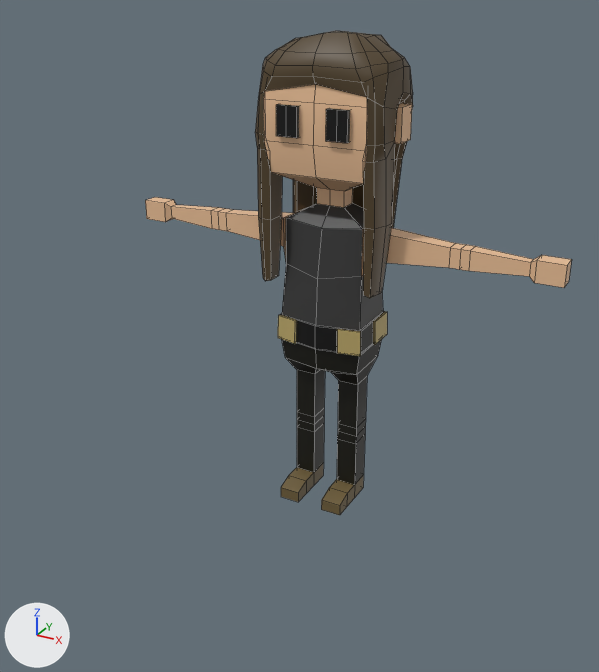
The Blender file Art/Ali.blend as it was, and as the next commit left it.
Both versions are drawn from a 50 mm camera at (1.14, -2.3, 1.71) aimed at (-0.02, -0.19, 0.66). Lighting does not change. The marker at lower left points along +X, +Y and +Z. Mesh edges are drawn as thin lines.

In view in the first picture: 'Ali'.
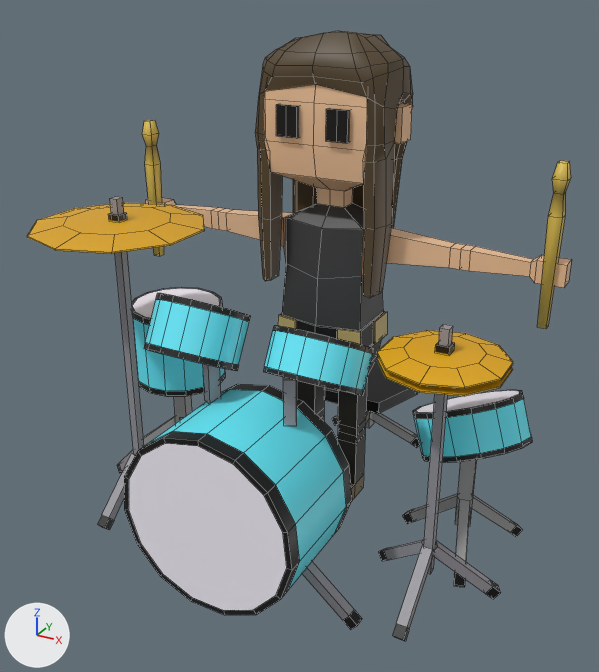
What differs and where, as boxes [x1, y1, x2, y2] in the pictures (599 x 672 px):
'Drum Kit', added: after [27, 196, 532, 641]
'Cube', added: after [537, 160, 571, 329]
'Cube.001', added: after [142, 120, 164, 256]

Patch to the scene script:
```diff
--- a/Art/Ali.blend.py
+++ b/Art/Ali.blend.py
@@ me_cube_003 @@
+me_cube_003.from_pydata(...)  # 20 vertices, 18 faces; spans x -0.021..0.021, y -0.021..0.021, z -0.182..0.293
+me_cube_003.polygons.foreach_set('use_smooth', [True] * 18)
+me_cube_003.materials.append(mat_vertex_colours)
@@ me_circle_004 @@
+me_circle_004.from_pydata(...)  # 834 vertices, 688 faces; spans x -0.81..0.72, y -0.18..1.1, z -0.32..0.78
+me_circle_004.polygons.foreach_set('use_smooth', [True] * 688)
+me_circle_004.materials.append(mat_vertex_colours)
@@ ob_cube_001 @@
+ob_cube_001 = bpy.data.objects.new('Cube.001', me_cube_003)
+ob_cube_001.location = (-0.691, -0.025, 0.957)
@@ ob_cube @@
+ob_cube = bpy.data.objects.new('Cube', me_cube_003.copy())
+ob_cube.location = (0.689, -0.025, 0.957)
@@ ob_drum_kit @@
+ob_drum_kit = bpy.data.objects.new('Drum Kit', me_circle_004)
+ob_drum_kit.location = (0.0, -0.596, 0.308)
```
